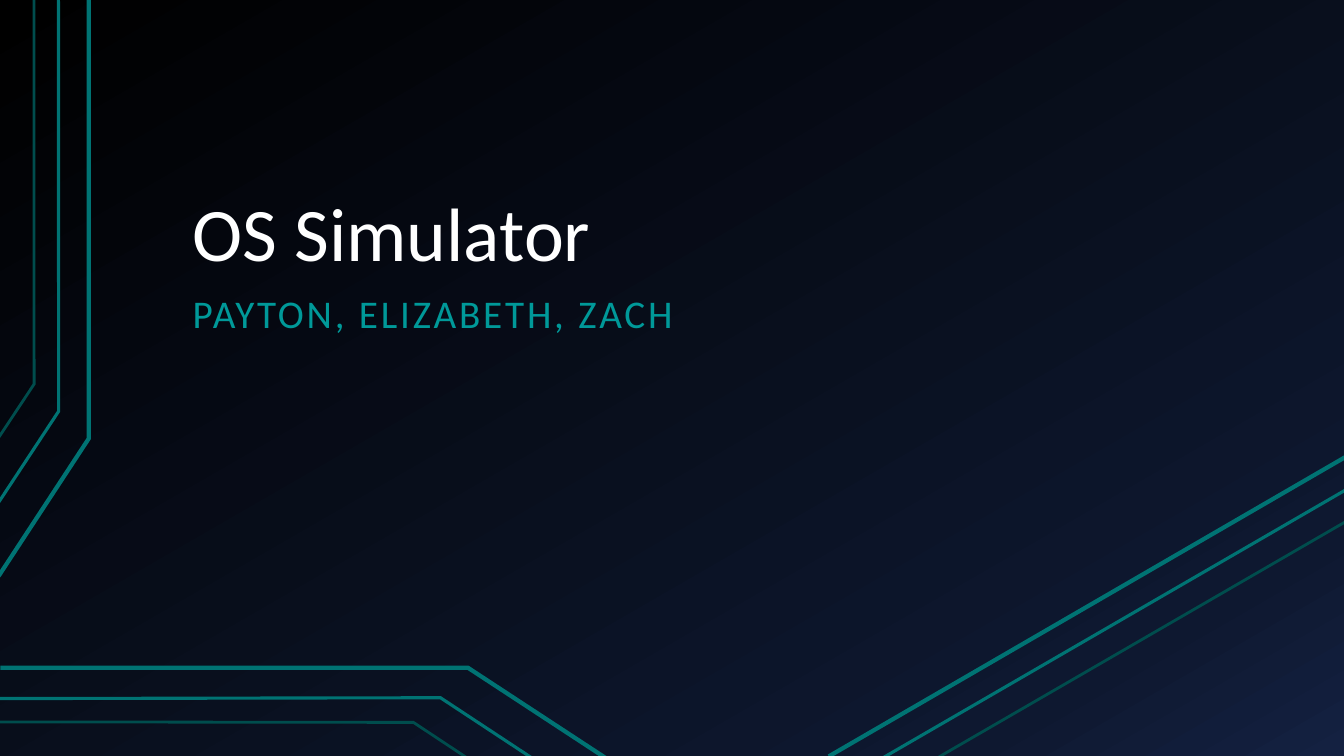
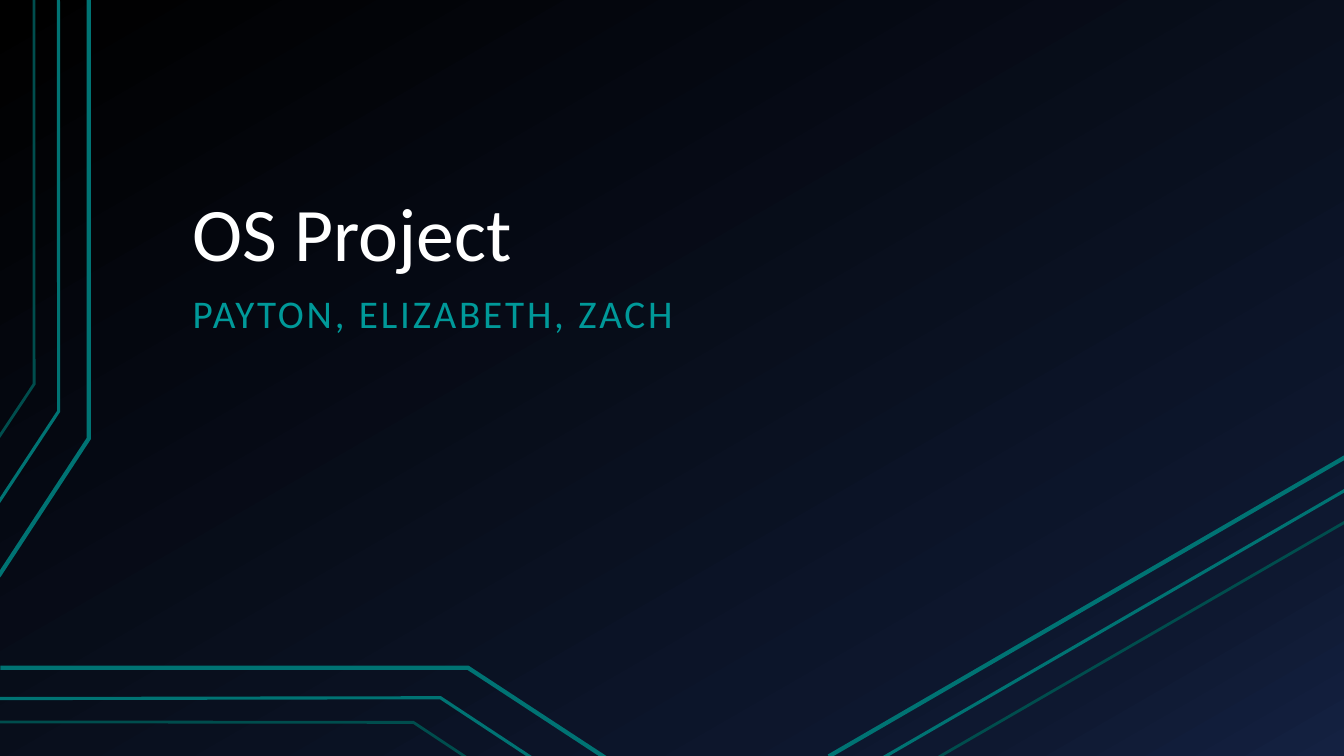
Before and after one commit to EduardoJean9/OSsimulator, a slide deck: slide 1 of VirutalOperatingSystem/OS.pptx. Drawn at 1344x756 pixels with LibreOffice and Linux fonts; fonts in the diff are those of the drawing. Boxes give left, top, right and bottom in pixels: in the first picture for what was removed or moved away, otherwise in the second. Text is boxed around its words. In the diff, an @@ line names an element or a change of style, - is before the commit and + after.

```diff
--- a/VirutalOperatingSystem/OS.pptx
+++ b/VirutalOperatingSystem/OS.pptx
@@ title at [193,209,511,274]: text changed @@
-OS Simulator
+OS Project
```
Also in this commit, not shown: 5 other files.
